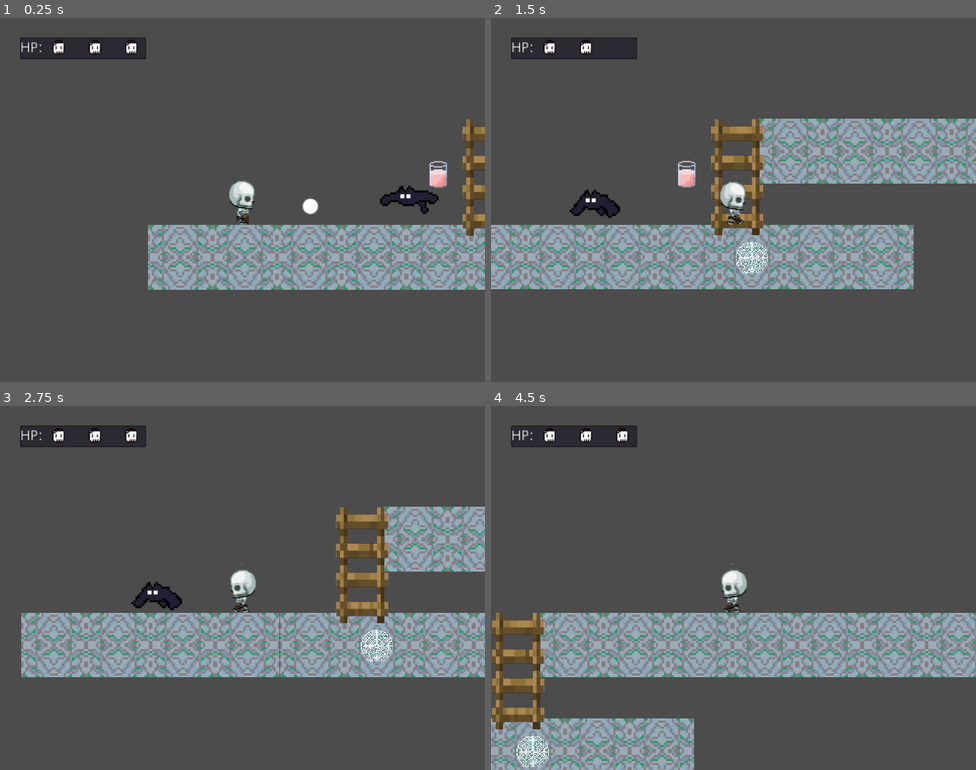
Above: before the commit, frames 1-4 (two rows, left to right).
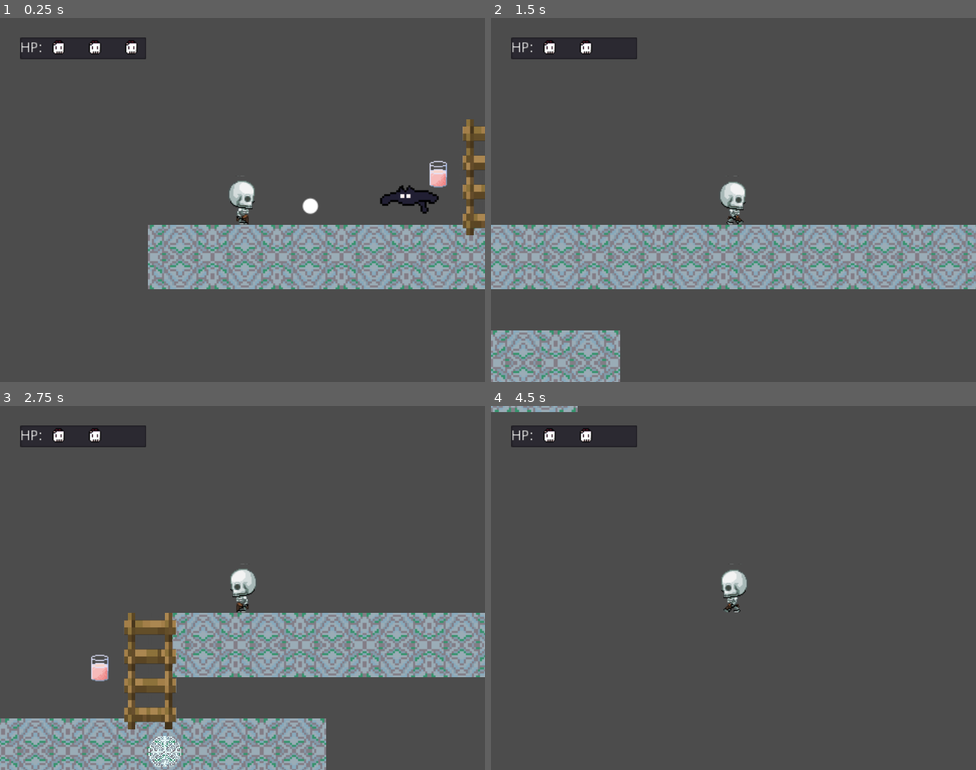
Above: after the commit, the same moments.

Repository: SpookyBois-UTD/Untitled-Skeleton-Game
Game: Godot game, scene res://Scenes/Test.tscn
The game is run twice, just before and just after one commit, with the same random seed, the same clock (stepped at 60 frames per second) and the same inputs.
Inputs:
- Up to frame 1 (0.25 s): no input
- Up to frame 2 (1.5 s): hold Shift (player_run) 0.53-1.28 s; hold D (player_right) from 0.53 s (still down); tap Space (player_jump) at 0.77 s; tap E (player_use) at 1.35 s
- Up to frame 3 (2.75 s): tap Space (player_jump) at 1.52 s; release D (player_right) at 2.03 s; hold A (player_left) from 2.03 s (still down); hold Shift (player_run) from 2.03 s (still down)
- Up to frame 4 (4.5 s): release A (player_left) at 2.78 s; release Shift (player_run) at 2.78 s; hold D (player_right) 2.78-4.28 s; tap E (player_use) at 2.85, 4.35 s; tap Space (player_jump) at 3.02, 3.77 s; hold Shift (player_run) 3.53-4.28 s; hold A (player_left) from 4.28 s (still down)

The runs differ from the first frame. In frame 1, 0.2% of the frame differs, in the area x 30-100%, y 29-75%; in frame 2, 25%; in frame 3, 28%, in the area x 0-100%, y 6-100%; in frame 4, 24%.

Commit message:
Attempt at making the HP system useable with the full player class

Diff:
--- a/Scenes/Test.tscn
+++ b/Scenes/Test.tscn
@@ -1,15 +1,12 @@
-[gd_scene load_steps=9 format=2]
-
+[gd_scene load_steps=8 format=2]
 
 [ext_resource path="res://Scenes/Platform.tscn" type="PackedScene" id=1]
 [ext_resource path="res://Scenes/Milk.tscn" type="PackedScene" id=2]
 [ext_resource path="res://Scenes/ladder.tscn" type="PackedScene" id=3]
 [ext_resource path="res://Scenes/Batty.tscn" type="PackedScene" id=4]
 [ext_resource path="res://Scenes/Player.tscn" type="PackedScene" id=6]
-
 [ext_resource path="res://Sprites/Stuff.png" type="Texture" id=7]
 [ext_resource path="res://Scenes/Bone.tscn" type="PackedScene" id=8]
-
 
 [node name="Test" type="Node2D"]
 position = Vector2( 226.697, 237.488 )
@@ -72,8 +69,7 @@
 
 [node name="Player" parent="." instance=ExtResource( 6 )]
 position = Vector2( -194.255, -64.0665 )
-
-status = 1
+status = 4
 
 [node name="Sprite2" type="Sprite" parent="."]
 position = Vector2( 64, 0 )
@@ -83,5 +79,3 @@
 
 [node name="Bone" parent="." instance=ExtResource( 8 )]
 position = Vector2( -126.81, -50.7238 )
-
-[editable path="GUI"]
